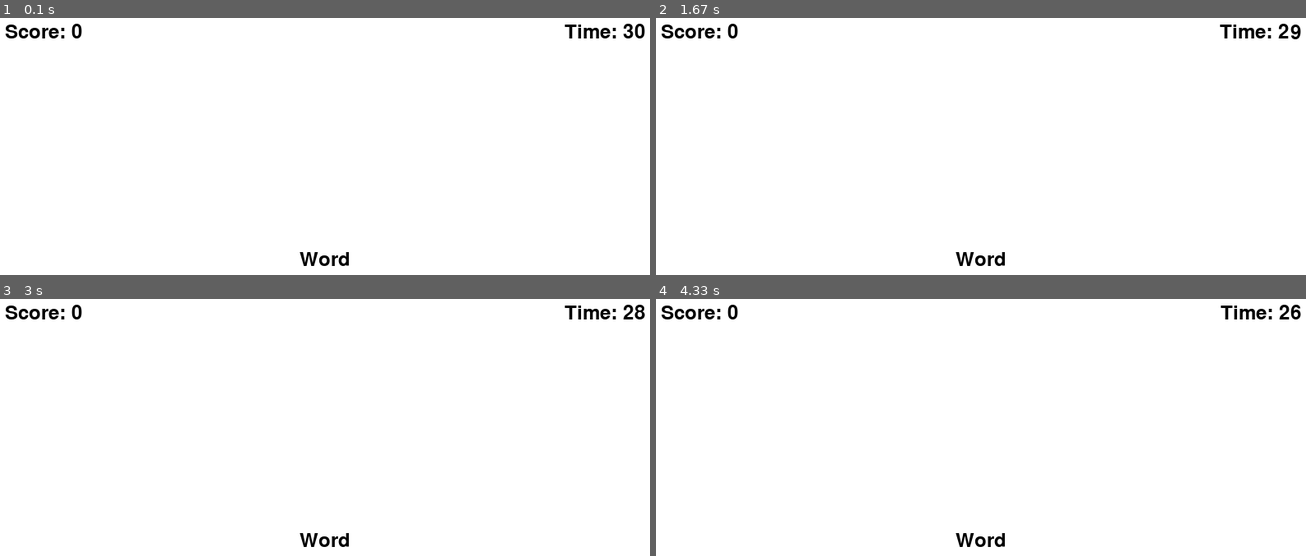
Above: before the commit, frames 1-4 (two rows, left to right).
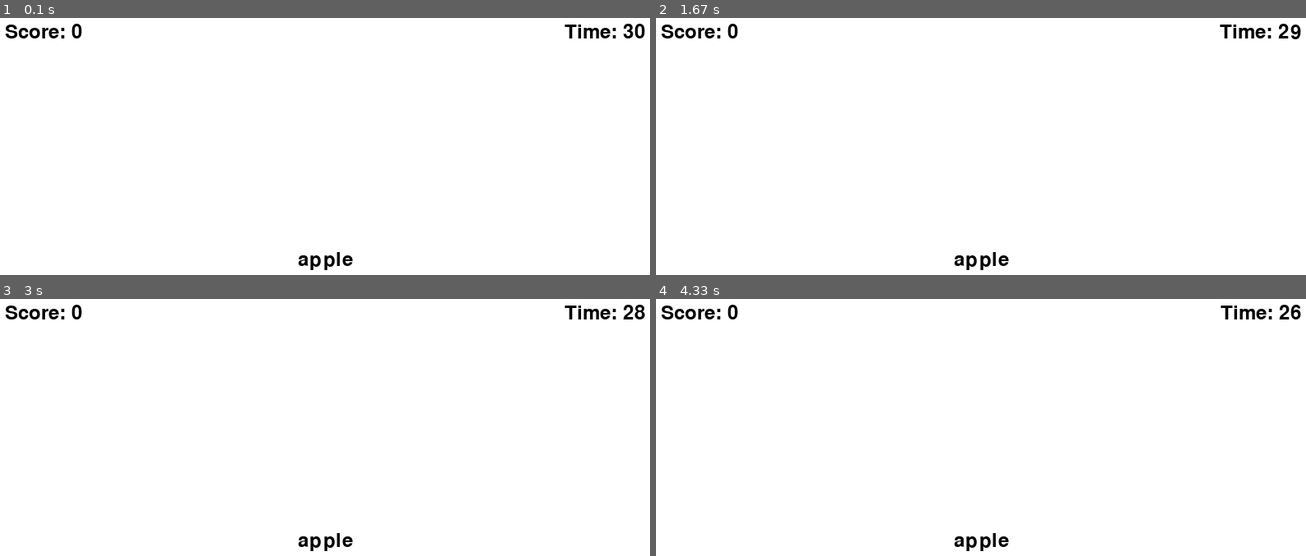
Above: after the commit, the same moments.

Repository: sunshovo/pythongame
Game: pygame game, started from pygametest.py
The game is run twice, just before and just after one commit, with the same random seed, the same clock (stepped at 60 frames per second) and the same inputs.
Inputs (mouse positions are in pixels of both pictures, inside the frame that each line leads up to):
- Up to frame 1 (0.1 s): no input
- Up to frame 2 (1.67 s): click (outside the picture) at 0.88 s
- Up to frame 3 (3 s): no input
- Up to frame 4 (4.33 s): no input

The runs differ from the first frame. In frame 1, 0.3% of the frame differs, in the area x 45-55%, y 91-99%; in frame 2, 0.3%; in frame 3, 0.3%; in frame 4, 0.3%.

Commit message:
semi-final

Diff:
--- a/pygametest.py
+++ b/pygametest.py
@@ -46,7 +46,7 @@
 random_word = random.choice(word_list)
 
 # Define label
-label = font.render("Word", True, BLACK)
+label = font.render(random_word, True, BLACK)
 word_rect = label.get_rect(center=(SCREEN_WIDTH // 2, SCREEN_HEIGHT // 2))
 
 # Define the timer event
